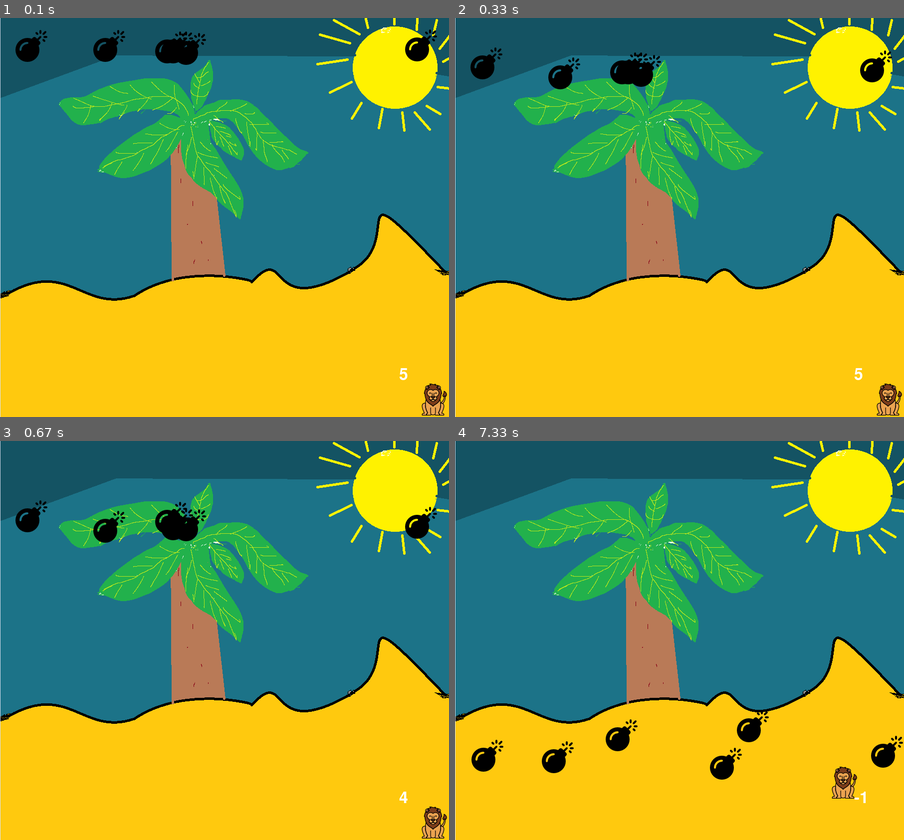
Above: before the commit, frames 1-4 (two rows, left to right).
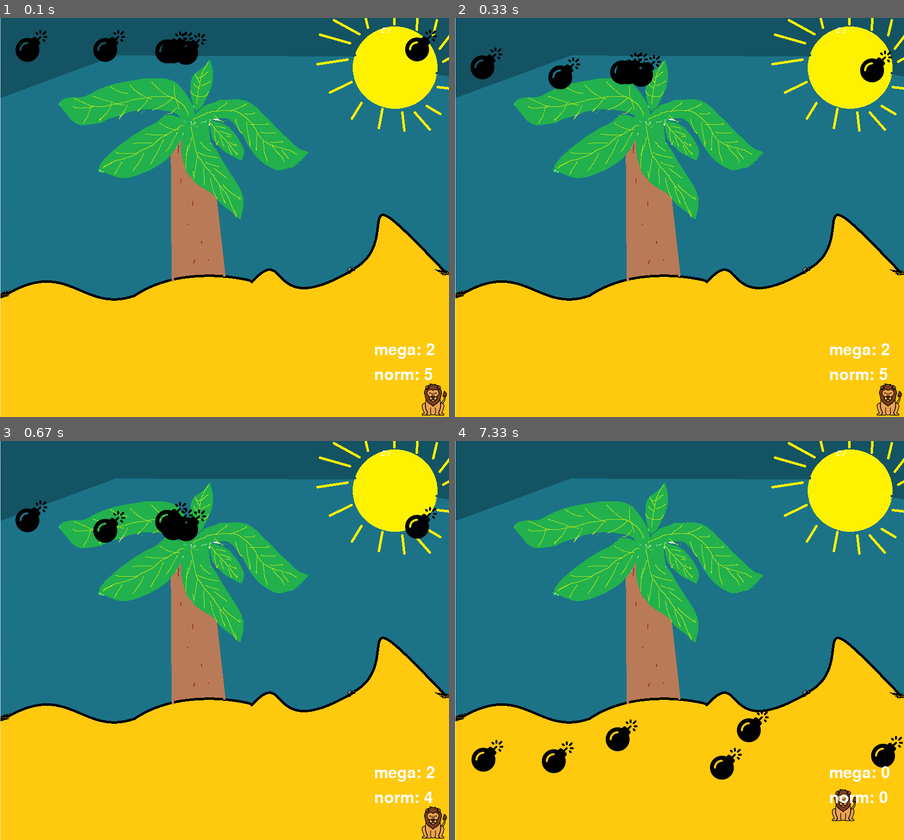
Above: after the commit, the same moments.

Repository: LiO12-user/pygame
Game: pygame game, started from game.py
Two runs of this game, one before a commit and one after it. Both use one fixed random seed, a clock stepped at 60 frames per second and the inputs below.
Inputs:
- Up to frame 1 (0.1 s): no input
- Up to frame 2 (0.33 s): no input
- Up to frame 3 (0.67 s): tap Space at 0.33 s
- Up to frame 4 (7.33 s): hold Delete 0.67-1.13 s; hold Right 0.67-1.13 s; hold Delete 1.17-1.63 s; hold Right 1.17-1.63 s; hold Up 2.17-2.63 s; hold Down 2.67-3.13 s; hold Left 3.17-3.7 s; hold Down 3.73-4.03 s; hold Left 4.07-4.47 s; hold Up 4.5-4.87 s; hold Right 4.9-5.53 s; hold Down 5.57-5.93 s; hold Left 5.97-6.43 s; tap Space at 6.03, 6.33, 6.53, 6.83, 7.03 s; hold Right 6.47-6.93 s; hold Up 6.97-7.27 s

The runs differ from the first frame. In frame 1, 0.3% of the frame differs, in the area x 83-97%, y 81-91%; in frame 2, 0.3%; in frame 3, 0.3%; in frame 4, 0.8%, in the area x 83-97%, y 81-96%.

Commit message:
pre istotu

Diff:
--- a/game.py
+++ b/game.py
@@ -43,9 +43,9 @@
     def __init__(self):
         self.font = pygame.font.Font('freesansbold.ttf', 32)
 
-    def show_text(self, text):
+    def show_text(self, text, x, y):
         over_text = self.font.render(str(text), True, (255, 255, 255))
-        screen.blit(over_text, (800, 700))
+        screen.blit(over_text, (x, y))
 
 text = Texts()
 
@@ -64,6 +64,11 @@
         self.change_img_pos_x = change_img_pos_x
         self.change_img_pos_y = change_img_pos_y
         self.boost_charges = 5
+        self.mega_boost_charges = 2
+        self.val = 4
+        self.val2 = 8
+        self.val3 = 1
+        self.val4 = 1
 
 
     def show_player(self):
@@ -86,10 +91,22 @@
                     self.change_img_pos_y = 5
 
                 if event.key == pg.K_SPACE:
-                    self.change_img_pos_x *= 4
-                    self.change_img_pos_y *= 4
-                    self.boost_charges -= 1
-
+                    self.change_img_pos_x *= self.val
+                    self.change_img_pos_y *= self.val
+                    self.boost_charges -= self.val3 #1
+
+                if event.key == pg.K_DELETE :
+                    self.change_img_pos_x *= self.val2
+                    self.change_img_pos_y *= self.val2
+                    self.mega_boost_charges -= self.val4 #1
+
+                if self.boost_charges <= 0:
+                    self.val = 1
+                    self.val3 = 0
+
+                if self.mega_boost_charges <= 0:
+                    self.val2 = 1
+                    self.val4 = 0
 
             if event.type == pg.KEYUP:
                 if event.type == pg.K_LEFT or pg.K_RIGHT:
@@ -144,7 +161,7 @@
 
     def detect_collision(self):
         for l in range(6):
-           if player.player_pos_x > self.bomb_x_ar[l] and player.player_pos_x < self.bomb_x_ar[l] + 64 and player.player_pos_y > self.bomb_x_ar[l] and player.player_pos_y < self.bomb_y_ar[l]+64 or player.player_pos_x+64 > self.bomb_x_ar[l] and player.player_pos_x < self.bomb_x_ar[l]+64 and player.player_pos_y +64 > self.bomb_y_ar[l] and player.player_pos_y < self.bomb_y_ar[l]+64:
+           if player.player_pos_x > self.bomb_x_ar[l] and player.player_pos_x < self.bomb_x_ar[l] + 60 and player.player_pos_y > self.bomb_x_ar[l] and player.player_pos_y < self.bomb_y_ar[l]+60 or player.player_pos_x+64 > self.bomb_x_ar[l] and player.player_pos_x < self.bomb_x_ar[l]+60 and player.player_pos_y +60 > self.bomb_y_ar[l] and player.player_pos_y < self.bomb_y_ar[l]+60:
                 print('collision')
                 self.speed = 0
                 self.last_bomb_posx = self.bomb_x_ar[l]
@@ -208,6 +225,7 @@
 
     bomb.check_bomb_pos_y()
 
-    text.show_text(player.boost_charges)
+    text.show_text(f'norm: {player.boost_charges}', 750, 700)
+    text.show_text(f'mega: {player.mega_boost_charges}', 750, 650)
 
     pg.display.update()
